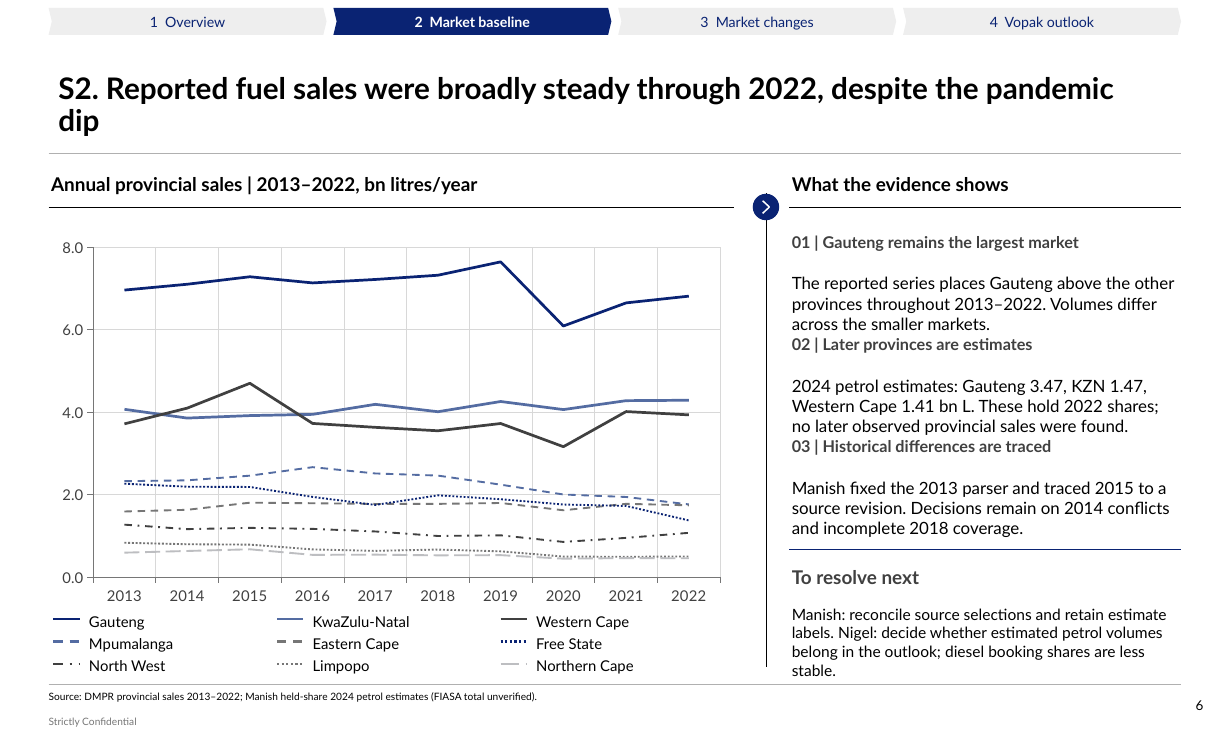
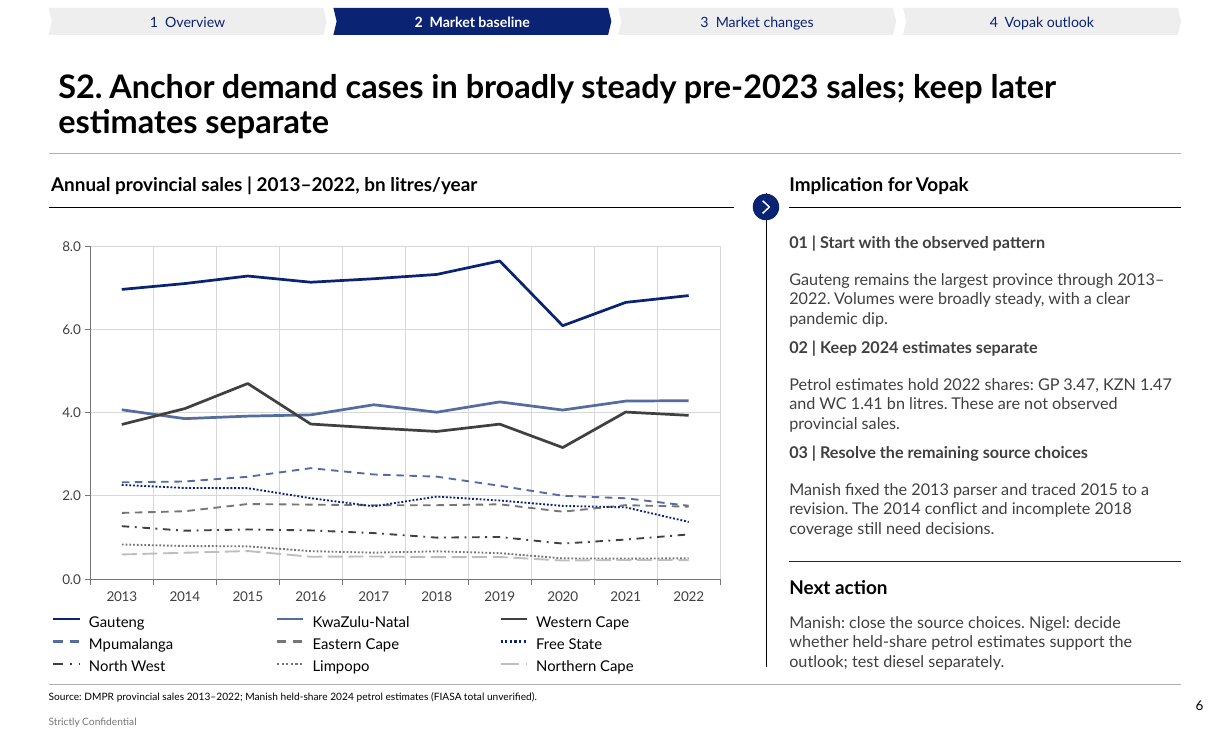
Before and after one commit to Africa-International-Advisors/liquid_fuels_model, a slide deck: slide 6 of pptx/output/delivered/Vopak_Week1_Convergence_2026_10_06.pptx. Drawn at 1232x729 pixels with LibreOffice and Linux fonts; fonts in the diff are those of the drawing; background and template pictures are left out. Boxes give left, top, right and bottom in pixels: in the first picture for what was removed or moved away, otherwise in the second. Text is boxed around its words. In the diff, an @@ line names an element or a change of style, - is before the commit and + after.

```diff
--- a/pptx/output/delivered/Vopak_Week1_Convergence_2026_10_06.pptx
+++ b/pptx/output/delivered/Vopak_Week1_Convergence_2026_10_06.pptx
@@ title at (x1=58, y1=74, x2=1057, y2=139): text changed; size 22 to 24 pt @@
-S2. Reported fuel sales were broadly steady through 2022, despite the pandemic dip
+S2. Anchor demand cases in broadly steady pre-2023 sales; keep later estimates separate
@@ text at (x1=789, y1=177, x2=969, y2=195): text changed @@
-What the evidence shows
+Implication for Vopak
@@ line chart at (x1=49, y1=230, x2=734, y2=613) @@
@@ category axis changed @@
@@ value axis changed @@
@@ text at (x1=789, y1=236, x2=1045, y2=251): text changed @@
-01 | Gauteng remains the largest market
+01 | Start with the observed pattern
@@ text at (x1=789, y1=273, x2=1165, y2=327): text changed; size 12.5 to 12 pt; text colour none to #404040 @@
-The reported series places Gauteng above the other provinces throughout 2013–2022. Volumes differ across the smaller markets.
+Gauteng remains the largest province through 2013–2022. Volumes were broadly steady, with a clear pandemic dip.
@@ text at (x1=789, y1=341, x2=1038, y2=356): text changed @@
-02 | Later provinces are estimates
+02 | Keep 2024 estimates separate
@@ text at (x1=789, y1=378, x2=1172, y2=432): text changed; size 12.5 to 12 pt; text colour none to #404040 @@
-2024 petrol estimates: Gauteng 3.47, KZN 1.47, Western Cape 1.41 bn L. These hold 2022 shares; no later observed provincial sales were found.
+Petrol estimates hold 2022 shares: GP 3.47, KZN 1.47 and WC 1.41 bn litres. These are not observed provincial sales.
@@ text at (x1=789, y1=446, x2=1088, y2=461): text changed @@
-03 | Historical differences are traced
+03 | Resolve the remaining source choices
@@ text at (x1=789, y1=483, x2=1149, y2=537): text changed; size 12.5 to 12 pt; text colour none to #404040 @@
-Manish fixed the 2013 parser and traced 2015 to a source revision. Decisions remain on 2014 conflicts and incomplete 2018 coverage.
+Manish fixed the 2013 parser and traced 2015 to a revision. The 2014 conflict and incomplete 2018 coverage still need decisions.
@@ line moved from (790, 549) - (1181, 549) to (790, 562) - (1181, 562) @@
@@ text at (x1=789, y1=580, x2=887, y2=594): text changed; text colour none to #000000 @@
-To resolve next
+Next action
@@ text at (x1=789, y1=616, x2=1132, y2=670): text changed; size 11.5 to 12 pt; text colour none to #404040 @@
-Manish: reconcile source selections and retain estimate labels. Nigel: decide whether estimated petrol volumes belong in the outlook; diesel booking shares are less stable.
+Manish: close the source choices. Nigel: decide whether held-share petrol estimates support the outlook; test diesel separately.
```
Also in this commit, not shown: 17 other slides changed, 8 other files.
